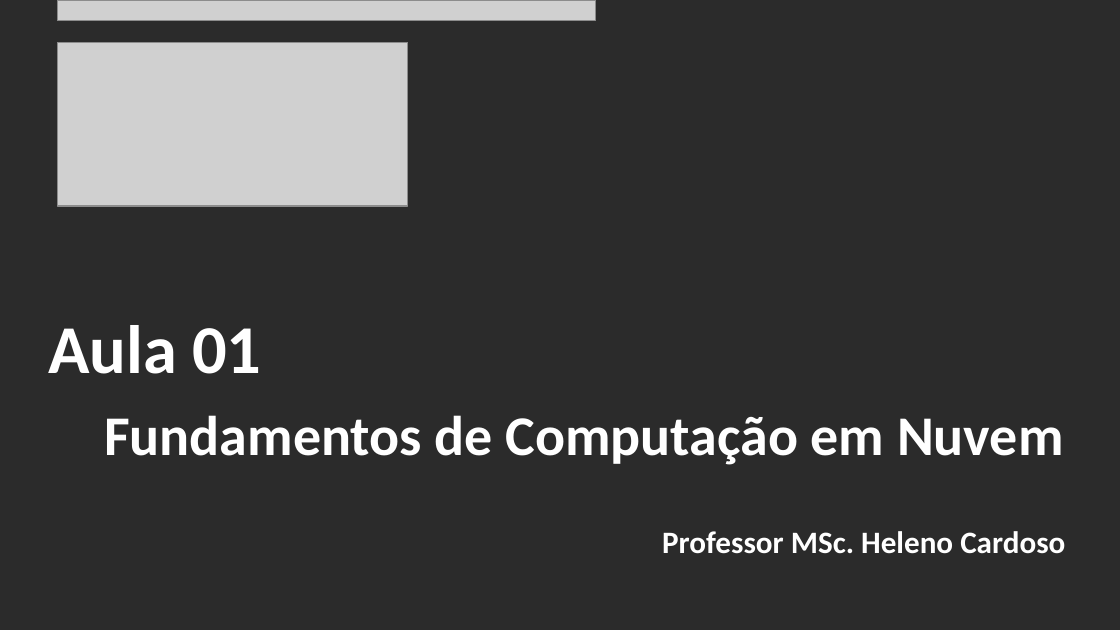
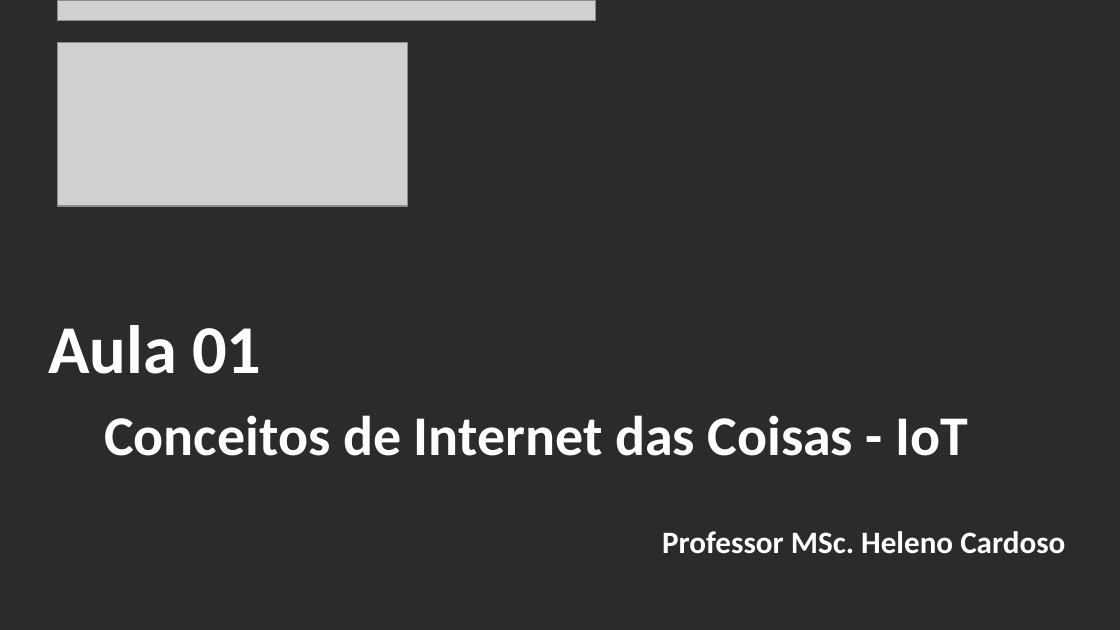
Before and after one commit to CloudEducationBrazil/WydenArea1AplicacaoCloudIndustria40Python, a slide deck: slide 2 of 01 Classes/Aula 01 - Aplicação Cloud Indústria 40 Python.pptx. Drawn at 1120x630 pixels with LibreOffice and Linux fonts; fonts in the diff are those of the drawing; grey boxes stand for pictures; background and template pictures are left out; a plain dark background stands for a picture behind light text. Boxes give left, top, right and bottom in pixels: in the first picture for what was removed or moved away, otherwise in the second. Text is boxed around its words. In the diff, an @@ line names an element or a change of style, - is before the commit and + after.

Commit message:
Aula 01 IoT

```diff
--- a/01 Classes/Aula 01 - Aplicação Cloud Indústria 40 Python.pptx
+++ b/01 Classes/Aula 01 - Aplicação Cloud Indústria 40 Python.pptx
@@ title at [48, 325, 969, 456]: text changed @@
-Aula 01
-Fundamentos de Computação em Nuvem
+Aula 01
+Conceitos de Internet das Coisas - IoT
```
Also in this commit, not shown: 6 other slides changed, 15 slides added, 1 slide removed, 2 other files.
